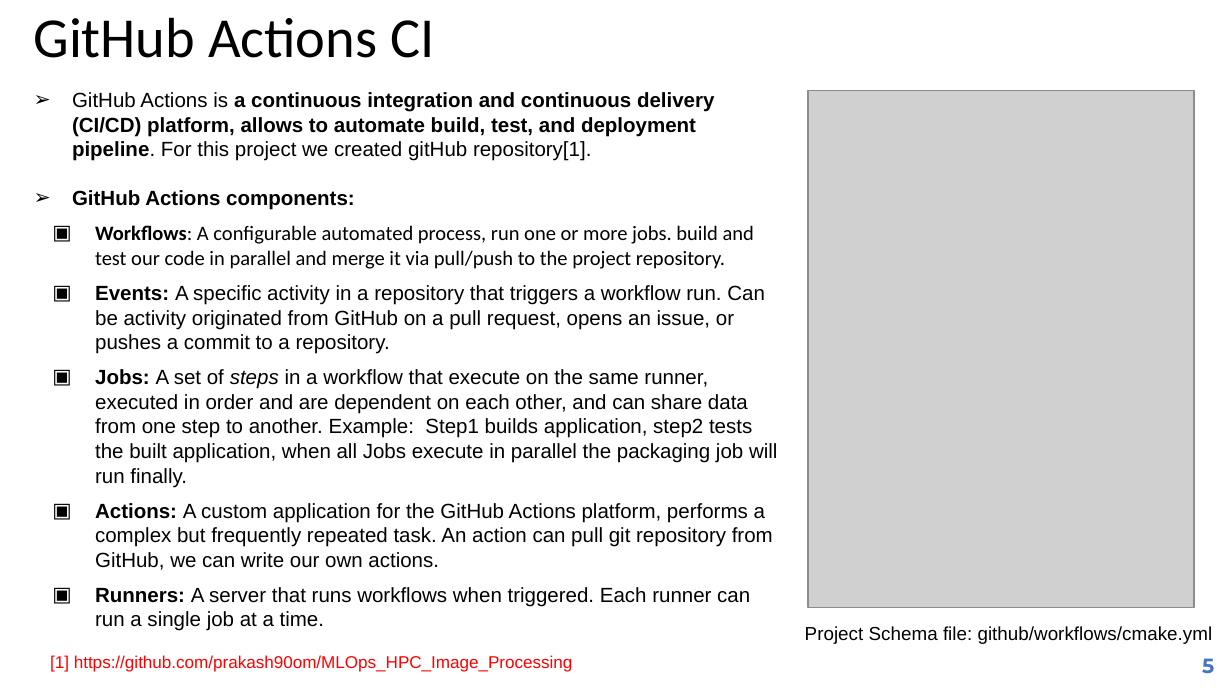
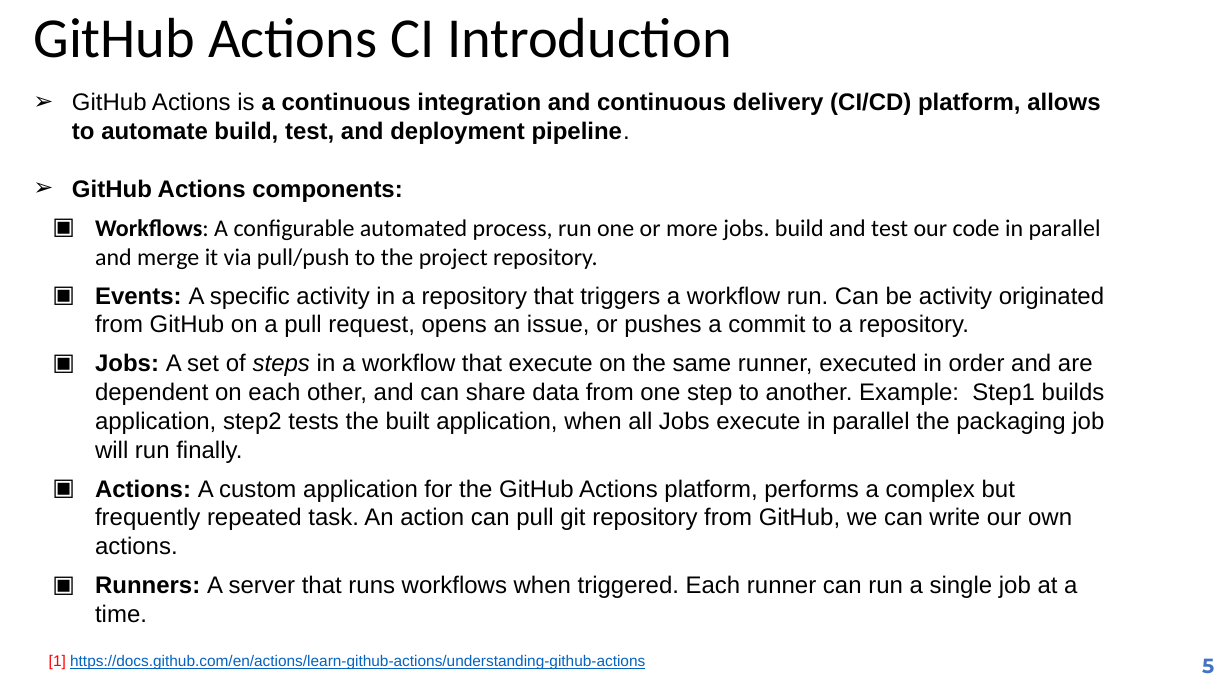
Before and after one commit to prakash90om/MLOps_Demo_hpc, a slide deck: slide 5 of doc/MLOps_HPC_Image_Processing_Presentation.pptx. Drawn at 1232x693 pixels with LibreOffice and Linux fonts; fonts in the diff are those of the drawing; grey boxes stand for pictures. Boxes give left, top, right and bottom in pixels: in the first picture for what was removed or moved away, otherwise in the second. Text is boxed around its words. In the diff, an @@ line names an element or a change of style, - is before the commit and + after.

Commit message:
ppt v2
added Github action personalization page and updated image

```diff
--- a/doc/MLOps_HPC_Image_Processing_Presentation.pptx
+++ b/doc/MLOps_HPC_Image_Processing_Presentation.pptx
@@ text at <box>33,17,732,58</box>: text changed @@
-GitHub Actions CI
+GitHub Actions CI Introduction
@@ text at <box>72,92,1100,144</box>: text changed; size 12 to 14 pt @@
-➢ GitHub Actions is a continuous integration and continuous delivery (CI/CD) platform, allows to automate build, test, and deployment pipeline. For this project we created gitHub repository[1].
+➢ GitHub Actions is a continuous integration and continuous delivery (CI/CD) platform, allows to automate build, test, and deployment pipeline.
@@ picture removed at <box>808,91,1194,609</box> @@
@@ text at <box>72,179,1105,623</box>: size 12 to 14 pt in "GitHub Actions components:", "Workflows: A configurable automated process, run one ...", "Events: A specific activity in a repository ...", "Jobs: A set of steps in a ..." and 2 more places @@
@@ text removed at <box>805,626,1213,644</box> @@
-Project Schema file: github/workflows/cmake.yml
@@ text at <box>49,654,645,670</box>: text changed; size 10 to 9 pt; text colour #FF0000 to #0563C1 @@
-[1] https://github.com/prakash90om/MLOps_HPC_Image_Processing
+[1] https://docs.github.com/en/actions/learn-github-actions/understanding-github-actions
```
Also in this commit, not shown: 1 slide added.
